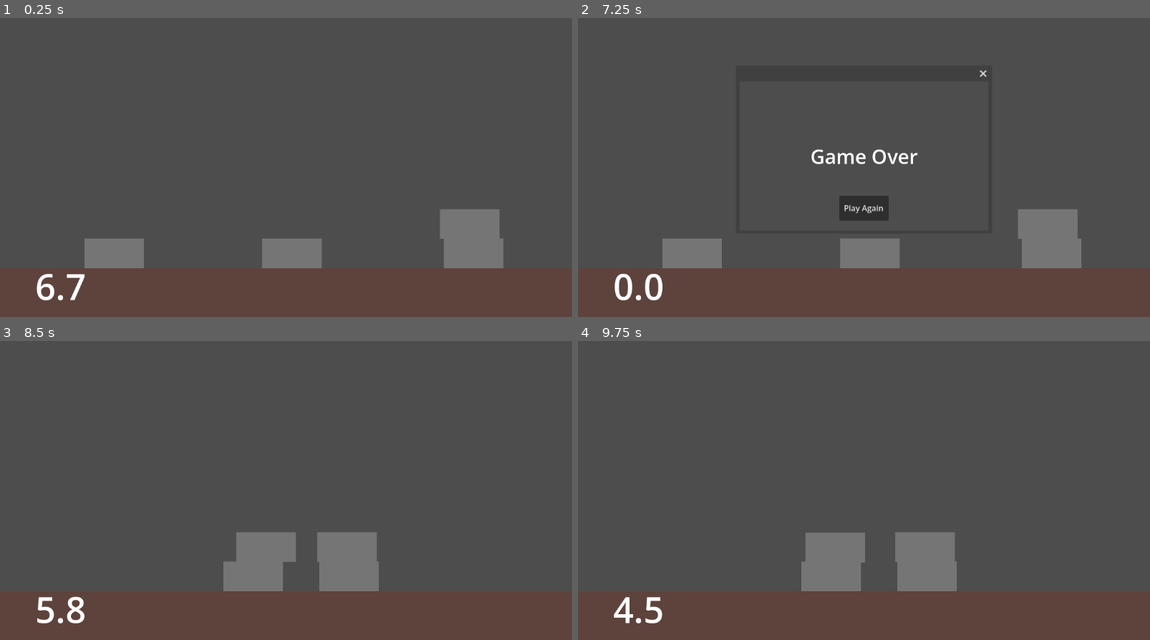
Above: before the commit, frames 1-4 (two rows, left to right).
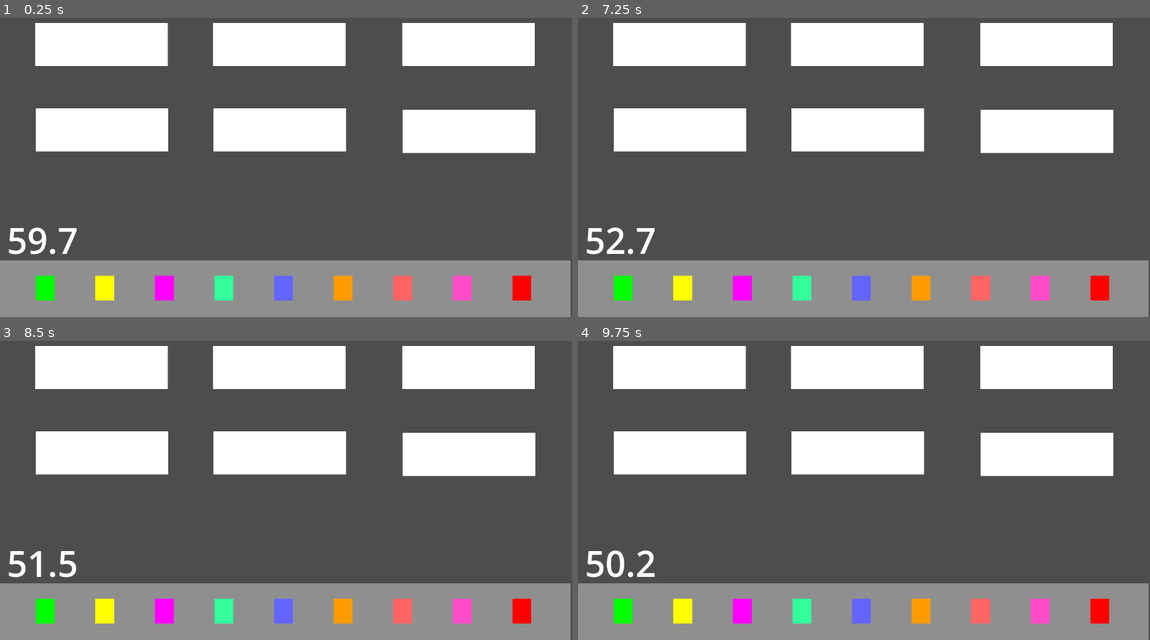
Above: after the commit, the same moments.

Repository: ghost-ily/NSTP_SLB_Project
Game: Godot game, scene res://Game 1 Resources/game1.tscn
The game is run twice, just before and just after one commit, with the same random seed, the same clock (stepped at 60 frames per second) and the same inputs.
Inputs (mouse positions are in pixels of both pictures, inside the frame that each line leads up to):
- Up to frame 1 (0.25 s): no input
- Up to frame 2 (7.25 s): move the mouse to (989, 140) at 0.52 s; press the mouse at (989, 140) at 0.53 s; move the mouse to (749, 173) at 1.27 s; release the mouse at (749, 173) at 1.28 s; click (749, 173) at 1.35 s; move the mouse to (921, 83) at 2.02 s; press the mouse at (921, 83) at 2.03 s; move the mouse to (835, 221) at 2.77 s; release the mouse at (835, 221) at 2.78 s; click (835, 221) at 2.85 s; move the mouse to (1035, 203) at 3.52 s; press the mouse at (1035, 203) at 3.53 s; move the mouse to (692, 107) at 4.27 s; release the mouse at (692, 107) at 4.28 s; click (692, 107) at 4.35 s; move the mouse to (892, 155) at 5.02 s; press the mouse at (892, 155) at 5.03 s; move the mouse to (778, 74) at 5.77 s; release the mouse at (778, 74) at 5.78 s; click (778, 74) at 5.85 s; move the mouse to (989, 140) at 6.52 s; press the mouse at (989, 140) at 6.53 s
- Up to frame 3 (8.5 s): release the mouse at (411, 463) at 7.25 s; click (286, 532) at 7.25 s, where only the run before the commit has a clickable "Play Again"; move the mouse to (171, 496) at 8.02 s; click (171, 496) at 8.1 s
- Up to frame 4 (9.75 s): move the mouse to (921, 406) at 8.77 s; press the mouse at (921, 406) at 8.78 s; move the mouse to (835, 544) at 9.52 s; release the mouse at (835, 544) at 9.53 s; click (835, 544) at 9.6 s

The runs differ from the first frame. In frame 1, 43% of the frame differs, in the area x 0-100%, y 1-100%; in frame 2, 44%; in frame 3, 43%; in frame 4, 43%.

Commit message:
Script for medicines and patients made

Diff:
--- a/Game 1 Resources/game1.tscn
+++ b/Game 1 Resources/game1.tscn
@@ -2,29 +2,76 @@
 
 [ext_resource type="Script" uid="uid://u6mxwwwpo35s" path="res://Game 1 Resources/game_1.gd" id="1_8g8x0"]
 [ext_resource type="PackedScene" uid="uid://c0yf31bfp34y6" path="res://GameOver.tscn" id="2_o2ufn"]
-
-[sub_resource type="RectangleShape2D" id="RectangleShape2D_li4ao"]
-
-[sub_resource type="CanvasTexture" id="CanvasTexture_8g8x0"]
+[ext_resource type="PackedScene" uid="uid://d2ymjl77rfeo" path="res://Game 2 Resources/patient.tscn" id="2_uydok"]
+[ext_resource type="PackedScene" uid="uid://co0d8jo65vxo2" path="res://Game 2 Resources/drawer.tscn" id="3_ifx7m"]
+[ext_resource type="PackedScene" uid="uid://c5i3tv2sushda" path="res://Game 2 Resources/medicine.tscn" id="4_ifx7m"]
 
 [node name="main" type="Node2D" unique_id=1352383641]
 script = ExtResource("1_8g8x0")
 metadata/_edit_horizontal_guides_ = [-841.0, 650.0]
 metadata/_edit_vertical_guides_ = [1147.0]
 
-[node name="Ground" type="StaticBody2D" parent="." unique_id=1937216045]
-position = Vector2(612, 600)
-scale = Vector2(65, 5)
+[node name="Patient" parent="." unique_id=1511861545 instance=ExtResource("2_uydok")]
+position = Vector2(72, 57)
 
-[node name="CollisionShape2D" type="CollisionShape2D" parent="Ground" unique_id=685748179]
-shape = SubResource("RectangleShape2D_li4ao")
+[node name="Patient2" parent="." unique_id=365582622 instance=ExtResource("2_uydok")]
+position = Vector2(430, 57)
 
-[node name="Sprite2D" type="Sprite2D" parent="Ground" unique_id=1126837814]
-self_modulate = Color(0.36862746, 0.25882354, 0.23529412, 1)
-scale = Vector2(20.000002, 19.900002)
-texture = SubResource("CanvasTexture_8g8x0")
+[node name="Patient3" parent="." unique_id=597292296 instance=ExtResource("2_uydok")]
+position = Vector2(811, 57)
+
+[node name="Patient4" parent="." unique_id=2118908647 instance=ExtResource("2_uydok")]
+position = Vector2(73, 229)
+
+[node name="Patient5" parent="." unique_id=1310114465 instance=ExtResource("2_uydok")]
+position = Vector2(431, 229)
+
+[node name="Patient6" parent="." unique_id=485362484 instance=ExtResource("2_uydok")]
+position = Vector2(812, 232)
+
+[node name="Drawer" parent="." unique_id=1973800405 instance=ExtResource("3_ifx7m")]
+position = Vector2(-3, 535)
+
+[node name="Medicine" parent="." unique_id=1407108781 instance=ExtResource("4_ifx7m")]
+modulate = Color(0, 1, 0, 1)
+position = Vector2(72, 565)
+
+[node name="Medicine2" parent="." unique_id=149504584 instance=ExtResource("4_ifx7m")]
+modulate = Color(1, 1, 0, 1)
+position = Vector2(192, 565)
+
+[node name="Medicine3" parent="." unique_id=1371856123 instance=ExtResource("4_ifx7m")]
+modulate = Color(1, 0, 1, 1)
+position = Vector2(312, 565)
+
+[node name="Medicine4" parent="." unique_id=1760985649 instance=ExtResource("4_ifx7m")]
+modulate = Color(0.19607843, 1, 0.60784316, 1)
+position = Vector2(432, 565)
+
+[node name="Medicine5" parent="." unique_id=1834575343 instance=ExtResource("4_ifx7m")]
+modulate = Color(0.39215687, 0.39215687, 1, 1)
+position = Vector2(552, 565)
+
+[node name="Medicine6" parent="." unique_id=1048198375 instance=ExtResource("4_ifx7m")]
+modulate = Color(1, 0.60784316, 0, 1)
+position = Vector2(672, 565)
+
+[node name="Medicine7" parent="." unique_id=1230463662 instance=ExtResource("4_ifx7m")]
+modulate = Color(1, 0.39215687, 0.39215687, 1)
+position = Vector2(792, 565)
+
+[node name="Medicine8" parent="." unique_id=142249224 instance=ExtResource("4_ifx7m")]
+modulate = Color(1, 0.29411766, 0.78431374, 1)
+position = Vector2(912, 565)
+
+[node name="Medicine9" parent="." unique_id=653599015 instance=ExtResource("4_ifx7m")]
+modulate = Color(1, 0, 0, 1)
+position = Vector2(1032, 565)
 
 [node name="Control" parent="." unique_id=1959794212 instance=ExtResource("2_o2ufn")]
 anchors_preset = -1
-offset_left = 142.0
-offset_top = 1271.0
+offset_left = 14.0
+offset_top = 543.0
+offset_right = 14.0
+offset_bottom = 543.0
+metadata/_edit_use_anchors_ = true
--- a/Game 1 Resources/game_1.gd
+++ b/Game 1 Resources/game_1.gd
@@ -1,57 +1,21 @@
 extends Node2D
 
-const BRICK = preload("res://Game 1 Resources/brick.tscn")
 @onready var ui: Control = $Control
 
-var brick1 = BRICK.instantiate()
-var brick2 = BRICK.instantiate()
-var brick3 = BRICK.instantiate()
-var brick4 = BRICK.instantiate()
-
-var all_bricks: Array = [brick1, brick2, brick3, brick4]
-var on_floor: Array = []
-var on_brick: Array = []
 var game_complete: bool = false
+var medicine_array: Array = []
+var patient_array: Array = []
+var game_timer: Timer
 
 func start_game() -> void:
 	game_complete = false
-	on_brick.clear()
-	on_floor.clear()
-	for b in all_bricks:
-		b.position = Vector2(randi_range(100,1000), 500)
 
 
 # Called when the node enters the scene tree for the first time.
 func _ready() -> void:
-	brick1.add_to_group("bricks")
-	brick2.add_to_group("bricks")
-	brick3.add_to_group("bricks")
-	brick4.add_to_group("bricks")
-
-	brick1.name = "brick1"
-	brick2.name = "brick2"
-	brick3.name = "brick3"
-	brick4.name = "brick4"
-
-	for b in all_bricks:
-		b.position = Vector2(randi_range(100,1000), 500)
-		add_child(b)
-
+	pass
 
 # Called every frame. 'delta' is the elapsed time since the previous frame.
 func _process(delta: float) -> void:
 	if (!game_complete):
-		on_brick.clear()
-		on_floor.clear()
-		for b in all_bricks:
-			var under_obj = b.get_under_object()
-
-			if (under_obj == $Ground):
-				if (!on_floor.has(b)):
-					on_floor.append(b)
-			elif (under_obj != null):
-				if (!on_brick.has(b)):
-					on_brick.append(b)
-
-			if (on_brick.size() == 3):
-				game_complete = true
+		pass
--- /dev/null
+++ b/Game 2 Resources/drawer.tscn
@@ -0,0 +1,11 @@
+[gd_scene format=3 uid="uid://co0d8jo65vxo2"]
+
+[sub_resource type="CanvasTexture" id="CanvasTexture_xaw6c"]
+
+[node name="Drawer" type="Node2D" unique_id=1973800405]
+
+[node name="Sprite2D" type="Sprite2D" parent="." unique_id=1177433924]
+modulate = Color(0.56046253, 0.56046253, 0.56046253, 1)
+position = Vector2(575.75, 56.75)
+scale = Vector2(1152.5, 114.5)
+texture = SubResource("CanvasTexture_xaw6c")
--- a/Game 2 Resources/medicine.tscn
+++ b/Game 2 Resources/medicine.tscn
@@ -1,10 +1,20 @@
 [gd_scene format=3 uid="uid://c5i3tv2sushda"]
+
+[ext_resource type="Script" uid="uid://n8x6434nmom0" path="res://Game 2 Resources/scripts/medicine.gd" id="1_balq1"]
 
 [sub_resource type="CanvasTexture" id="CanvasTexture_loep1"]
 
-[node name="Medicine" type="Node2D" unique_id=1407108781]
+[sub_resource type="RectangleShape2D" id="RectangleShape2D_balq1"]
+size = Vector2(37.75, 49.75)
 
-[node name="Sprite2D" type="Sprite2D" parent="." unique_id=1823974806]
-position = Vector2(18.25, 24.75)
-scale = Vector2(37.5, 50.5)
+[node name="Medicine" type="Area2D" unique_id=2142325233]
+script = ExtResource("1_balq1")
+
+[node name="Sprite2D" type="Sprite2D" parent="." unique_id=903474485]
+position = Vector2(19.125, 25.125)
+scale = Vector2(37.75, 49.75)
 texture = SubResource("CanvasTexture_loep1")
+
+[node name="CollisionShape2D" type="CollisionShape2D" parent="." unique_id=364993347]
+position = Vector2(19.125, 25.125)
+shape = SubResource("RectangleShape2D_balq1")
--- a/Game 2 Resources/patient.tscn
+++ b/Game 2 Resources/patient.tscn
@@ -1,10 +1,20 @@
 [gd_scene format=3 uid="uid://d2ymjl77rfeo"]
+
+[ext_resource type="Script" uid="uid://nhm8pgppumsi" path="res://Game 2 Resources/scripts/patient.gd" id="1_gc4pr"]
 
 [sub_resource type="CanvasTexture" id="CanvasTexture_ygie1"]
 
-[node name="Patient" type="Node2D" unique_id=1511861545]
+[sub_resource type="RectangleShape2D" id="RectangleShape2D_ygie1"]
+size = Vector2(266, 86)
 
-[node name="Sprite2D" type="Sprite2D" parent="." unique_id=828565598]
-position = Vector2(264.99994, 83.999985)
-scale = Vector2(529, 167)
+[node name="Patient" type="Area2D" unique_id=356992277]
+script = ExtResource("1_gc4pr")
+
+[node name="Sprite2D" type="Sprite2D" parent="." unique_id=1613119984]
+position = Vector2(132.75, 42.75)
+scale = Vector2(266.5, 86.5)
 texture = SubResource("CanvasTexture_ygie1")
+
+[node name="CollisionShape2D" type="CollisionShape2D" parent="." unique_id=1747793587]
+position = Vector2(133, 43)
+shape = SubResource("RectangleShape2D_ygie1")
--- /dev/null
+++ b/Game 2 Resources/scripts/medicine.gd
@@ -0,0 +1,45 @@
+extends Area2D
+class_name Medicine
+
+@onready var medicollision = $CollisionShape2D
+var strength: int
+var stock: int
+var is_being_dragged: bool
+var offset: Vector2 = Vector2.ZERO
+
+func _init(medstrength: int) -> void:
+	strength = medstrength
+	match strength:
+		0, 1:
+			stock = 75
+		2, 3, 4:
+			stock = 25
+		5, 6, 7, 8:
+			stock = 5
+
+# Called when the node enters the scene tree for the first time.
+func _ready() -> void:
+	if Input.is_action_pressed("left_click"):
+		_dragged()
+
+func _dragged() -> void:
+	var mouse_position = get_global_mouse_position()
+	if medicollision.shape != null and medicollision.get_rect().has_point(to_local(mouse_position)):
+		is_being_dragged = true
+		offset = global_position - mouse_position
+
+	else:
+		is_being_dragged = false
+		get_parent().call_deferred("check_drop", self)
+
+# Called every frame. 'delta' is the elapsed time since the previous frame.
+func _process(delta: float) -> void:
+	if is_being_dragged:
+		global_position = get_global_mouse_position() + offset
+
+func use() -> bool:
+	if stock > 0:
+		stock -= 1
+		return true
+	else:
+		return false
--- /dev/null
+++ b/Game 2 Resources/scripts/patient.gd
@@ -0,0 +1,32 @@
+extends Area2D
+
+signal demand_medicine(strength: int, patient: Area2D)
+
+var medicine_demanded: int = -1
+var timer_demand: Timer
+
+# Called when the node enters the scene tree for the first time.
+func _ready() -> void:
+	timer_demand = Timer.new()
+	timer_demand.wait_time = randi_range(3, 15)
+	timer_demand.one_shot = true
+	add_child(timer_demand)
+
+	timer_demand.connect("timeout", Callable(self, "_on_demand_timeout"))
+	timer_demand.start()
+
+func _on_demand_timeout() -> void:
+	medicine_demanded = randi() % 9
+	emit_signal("demand_medicine", medicine_demanded, self)
+
+func receive_medicine(medicine: Medicine) -> bool:
+	if medicine.strength == medicine_demanded and medicine.use():
+		medicine_demanded = 0
+		timer_demand.wait_time = randi_range(3, 15)
+		timer_demand.start()
+		return true
+	return false
+
+# Called every frame. 'delta' is the elapsed time since the previous frame.
+func _process(delta: float) -> void:
+	pass
--- a/GameOver.tscn
+++ b/GameOver.tscn
@@ -12,7 +12,7 @@
 script = ExtResource("1_40baj")
 
 [node name="Timer" type="Timer" parent="." unique_id=1259544897]
-wait_time = 7.0
+wait_time = 180.0
 one_shot = true
 
 [node name="Window" type="Window" parent="." unique_id=1784257527]
@@ -60,6 +60,6 @@
 offset_right = 41.0
 grow_vertical = 0
 theme_override_font_sizes/font_size = 72
-text = "7"
+text = "60"
 
 [connection signal="pressed" from="Window/Button" to="." method="_on_button_pressed"]
--- a/menu_ui.gd
+++ b/menu_ui.gd
@@ -10,10 +10,8 @@
 
 # Called when the node enters the scene tree for the first time.
 func _ready() -> void:
-	button.pressed.connect(_on_button_pressed)
-
 	window.hide()
-	timer.start(7)
+	timer.start(60)
 
 
 # Called every frame. 'delta' is the elapsed time since the previous frame.
@@ -32,5 +30,5 @@
 func _on_button_pressed() -> void:
 	get_parent().start_game()
 	window.hide()
-	timer.start(7)
+	timer.start(60)
 	timer.paused = false
Not shown, added: Game 2 Resources/scripts/medicine.gd.uid
Not shown, added: Game 2 Resources/scripts/patient.gd.uid
